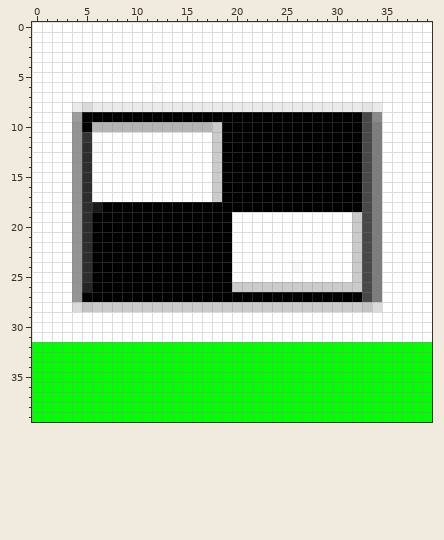
File history of a pixel-art sprite, app/src/main/res/drawable/hq_section_green.png. This is how it looked before the edit.
The file is 40x40 pixels. Colours within 5 levels of each other are drawn and written as one.
The same view after the edit:
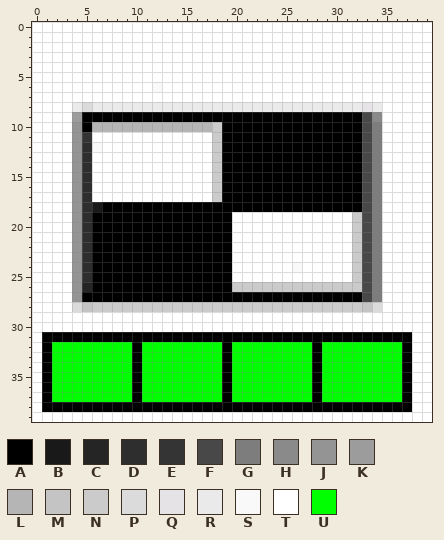
Palette (. is transparent): A #000000  B #191919  C #252525  D #2e2e2e  E #343434  F #484848  G #7d7d7d  H #8a8a8a  J #949494  K #9c9c9c  L #b5b5b5  M #c4c4c4  N #cbcbcb  P #dbdbdb  Q #e5e3e5  R #eaeaea  S #f9f9f9  T #ffffff  U #00ff00
The exact change:
Changed rows in their new state; - is an unchanged pixel.
first column x 0:
31 -AAAAAAAAAAAAAAAAAAAAAAAAAAAAAAAAAAAAA--
32 TA--------A--------A--------A--------ATT
33 TA--------A--------A--------A--------ATT
34 TA--------A--------A--------A--------ATT
35 TA--------A--------A--------A--------ATT
36 TA--------A--------A--------A--------ATT
37 TA--------A--------A--------A--------ATT
38 TAAAAAAAAAAAAAAAAAAAAAAAAAAAAAAAAAAAAATT
39 TTTTTTTTTTTTTTTTTTTTTTTTTTTTTTTTTTTTTTTT
